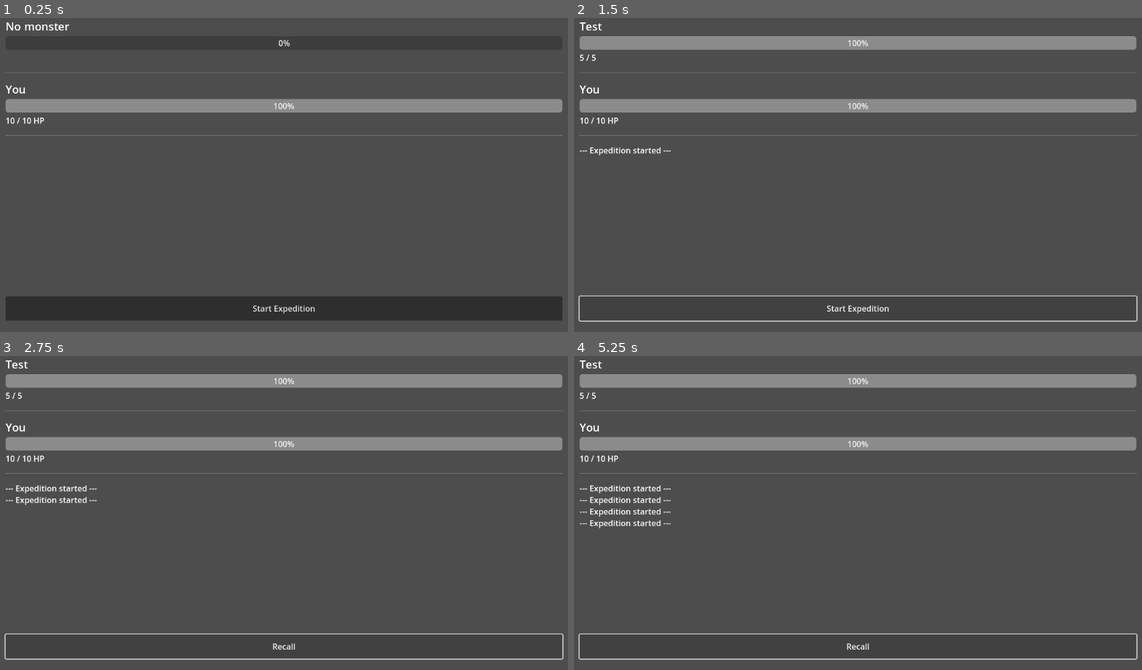
Above: before the commit, frames 1-4 (two rows, left to right).
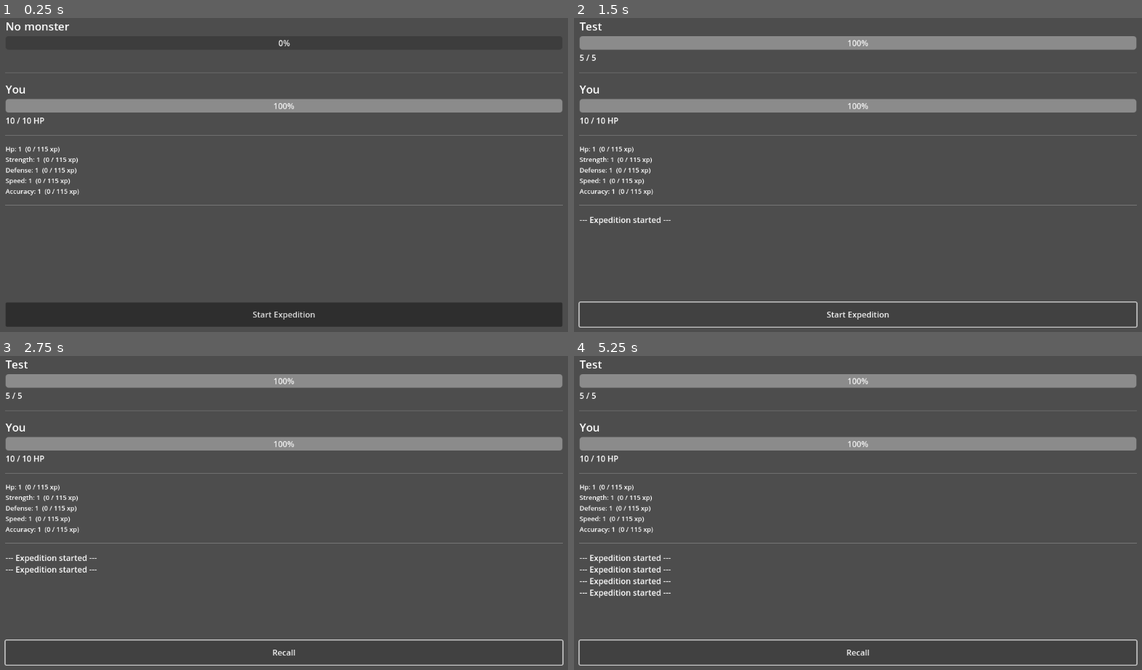
Above: after the commit, the same moments.

Repository: NicDoh/BONK
Game: Godot game, scene res://scenes/Main.tscn
Same seed, same stepped clock (60 frames per second), same inputs: the game is played once before the commit and once after it.
Inputs:
- Up to frame 1 (0.25 s): no input
- Up to frame 2 (1.5 s): click "Start Expedition" at 0.5 s; click "Recall" at 1.25 s
- Up to frame 3 (2.75 s): click "Start Expedition" at 2 s
- Up to frame 4 (5.25 s): click "Recall" at 2.75 s; click "Start Expedition" at 3.5 s; click "Recall" at 4.25 s; tap Enter at 5 s

The runs differ from the first frame. In frame 1, 4.3% of the frame differs, in the area x 0-100%, y 40-99%; in frame 2, 2.6%; in frame 3, 2.7%; in frame 4, 3.2%.

Commit message:
SaveManager, live stats UI, separate combat timers, opdateret GDD og CLAUDE.md
Co-Authored-By: Claude Sonnet 4.6 <noreply@anthropic.com>

Diff:
--- a/bonk/autoloads/ExpeditionManager.gd
+++ b/bonk/autoloads/ExpeditionManager.gd
@@ -127,11 +127,13 @@
 
 func _grant_weapon_xp(damage: int) -> void:
 	if not CharacterManager.equipped_main_hand:
-		CharacterManager.gain_xp("strength", float(damage) * 0.5)
+		CharacterManager.gain_xp("strength", float(damage) * 5.0)
+		CharacterManager.gain_xp("speed", float(damage) * 2.5)
+		CharacterManager.gain_xp("accuracy", float(damage) * 2.5)
 		return
 
 	var weapon := CharacterManager.equipped_main_hand
-	var xp := float(damage)
+	var xp := float(damage) * 10.0
 
 	if weapon.two_handed:
 		CharacterManager.gain_xp("strength", xp * 0.5)
--- a/bonk/autoloads/GameManager.gd
+++ b/bonk/autoloads/GameManager.gd
@@ -1,4 +1,8 @@
 extends Node
 
 func _ready() -> void:
-	pass
+	SaveManager.load_save()
+
+func _notification(what: int) -> void:
+	if what == NOTIFICATION_WM_CLOSE_REQUEST or what == NOTIFICATION_APPLICATION_PAUSED:
+		SaveManager.save()
--- a/bonk/autoloads/InventoryManager.gd
+++ b/bonk/autoloads/InventoryManager.gd
@@ -67,3 +67,25 @@
 			"quantity": entry["quantity"],
 		}
 	return data
+
+func deserialize(data: Dictionary) -> void:
+	items.clear()
+	for slot_id in data:
+		var entry: Dictionary = data[slot_id]
+		var item := _find_item_by_id(entry["item_id"])
+		if item:
+			items[slot_id] = {"data": item, "quantity": entry["quantity"]}
+
+func _find_item_by_id(item_id: String) -> ItemData:
+	var dir := DirAccess.open("res://data/")
+	if not dir:
+		return null
+	dir.list_dir_begin()
+	var file_name := dir.get_next()
+	while file_name != "":
+		if file_name.ends_with(".tres"):
+			var res := load("res://data/" + file_name)
+			if res is ItemData and res.id == item_id:
+				return res
+		file_name = dir.get_next()
+	return null
--- a/bonk/autoloads/SaveManager.gd
+++ b/bonk/autoloads/SaveManager.gd
@@ -1,4 +1,36 @@
 extends Node
 
-func _ready() -> void:
-	pass
+const SAVE_PATH := "user://save.json"
+
+func save() -> void:
+	var data := {
+		"character": CharacterManager.serialize(),
+		"inventory": InventoryManager.serialize(),
+		"expedition": ExpeditionManager.serialize(),
+	}
+	var file := FileAccess.open(SAVE_PATH, FileAccess.WRITE)
+	if file:
+		file.store_string(JSON.stringify(data, "\t"))
+		file.close()
+
+func load_save() -> void:
+	if not FileAccess.file_exists(SAVE_PATH):
+		return
+	var file := FileAccess.open(SAVE_PATH, FileAccess.READ)
+	if not file:
+		return
+	var json := JSON.new()
+	var err := json.parse(file.get_as_text())
+	file.close()
+	if err != OK:
+		push_error("SaveManager: failed to parse save file")
+		return
+	var data: Dictionary = json.get_data()
+	if data.has("character"):
+		CharacterManager.deserialize(data["character"])
+	if data.has("inventory"):
+		InventoryManager.deserialize(data["inventory"])
+
+func delete_save() -> void:
+	if FileAccess.file_exists(SAVE_PATH):
+		DirAccess.remove_absolute(SAVE_PATH)
--- a/bonk/scenes/Main.gd
+++ b/bonk/scenes/Main.gd
@@ -9,6 +9,7 @@
 
 var combat_log: RichTextLabel
 var action_button: Button
+var stats_label: Label
 
 var _log_lines: Array[String] = []
 const LOG_MAX := 8
@@ -72,6 +73,14 @@
 
 	inner.add_child(HSeparator.new())
 
+	# Stats panel
+	stats_label = Label.new()
+	stats_label.add_theme_font_size_override("font_size", 13)
+	inner.add_child(stats_label)
+	_refresh_stats()
+
+	inner.add_child(HSeparator.new())
+
 	# Combat log
 	combat_log = RichTextLabel.new()
 	combat_log.bbcode_enabled = true
@@ -97,6 +106,8 @@
 	EventBus.player_died.connect(_on_player_died)
 	EventBus.item_obtained.connect(_on_item_obtained)
 	EventBus.expedition_ended.connect(_on_expedition_ended)
+	EventBus.stat_leveled_up.connect(_on_stat_leveled_up)
+	EventBus.stat_xp_gained.connect(func(_s, _a): _refresh_stats())
 
 	_refresh_player_hp()
 
@@ -165,6 +176,19 @@
 func _on_expedition_ended(_result: Dictionary) -> void:
 	action_button.text = "Start Expedition"
 
+func _on_stat_leveled_up(stat_name: String, new_level: int) -> void:
+	_log("[color=cyan]%s leveled up to %d![/color]" % [stat_name.capitalize(), new_level])
+	_refresh_stats()
+
+func _refresh_stats() -> void:
+	var lines := []
+	for stat in ["hp", "strength", "defense", "speed", "accuracy"]:
+		var level := CharacterManager.get_level(stat)
+		var xp: float = CharacterManager.stats[stat]["xp"]
+		var needed := CharacterManager.xp_for_level(level + 1)
+		lines.append("%s: %d  (%.0f / %.0f xp)" % [stat.capitalize(), level, xp, needed])
+	stats_label.text = "\n".join(lines)
+
 func _log(text: String) -> void:
 	_log_lines.append(text)
 	if _log_lines.size() > LOG_MAX:
Not shown, changed: CLAUDE.md
Not shown, changed: docs/GDD.md
